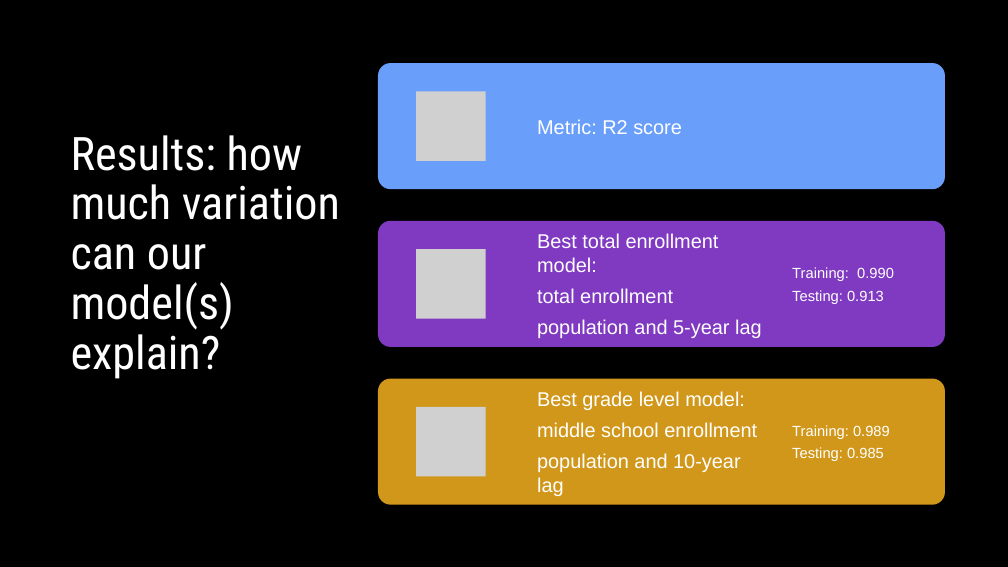
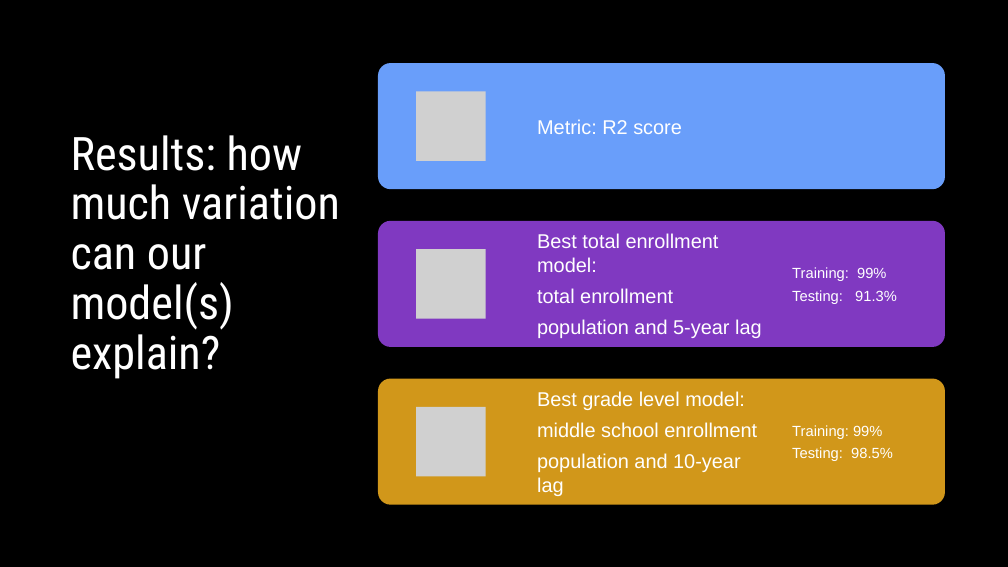
Before and after one commit to lauraminter/seattle-kids, a slide deck: slide 11 of assets/Seattle-kids-slides.pptx. Drawn at 1008x567 pixels with LibreOffice and Linux fonts; fonts in the diff are those of the drawing; grey boxes stand for pictures. Boxes give left, top, right and bottom in pixels: in the first picture for what was removed or moved away, otherwise in the second. Text is boxed around its words. In the diff, an @@ line names an element or a change of style, - is before the commit and + after.

```diff
--- a/assets/Seattle-kids-slides.pptx
+++ b/assets/Seattle-kids-slides.pptx
@@ text at [792, 267, 897, 304]: text changed @@
-Training: 0.990
-Testing: 0.913
+Training: 99%
+Testing: 91.3%
@@ text at [792, 425, 893, 461]: text changed @@
-Training: 0.989
-Testing: 0.985
+Training: 99%
+Testing: 98.5%
```
Also in this commit, not shown: 1 other slide changed, 1 slide added, 1 other file.
